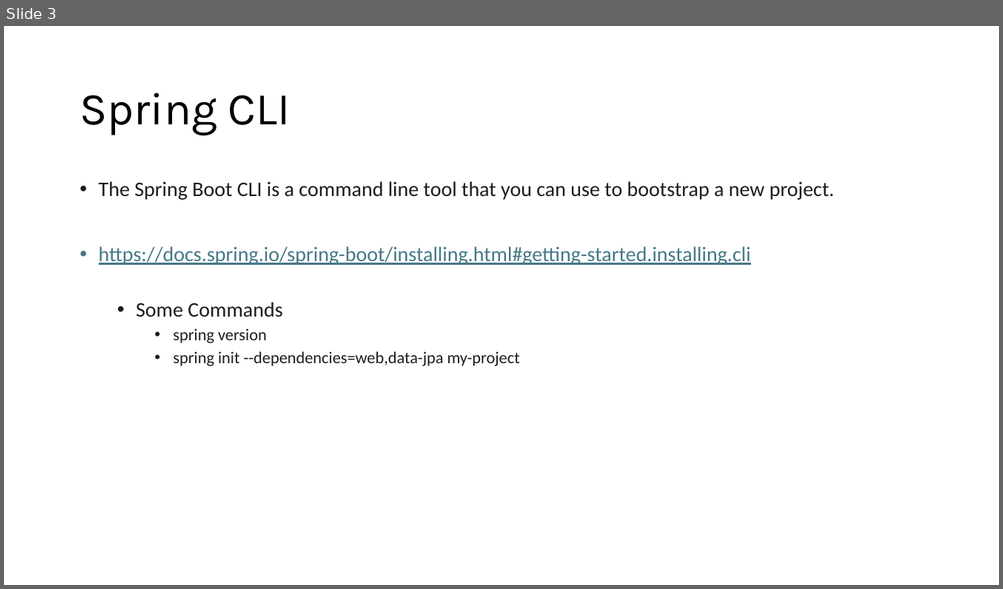
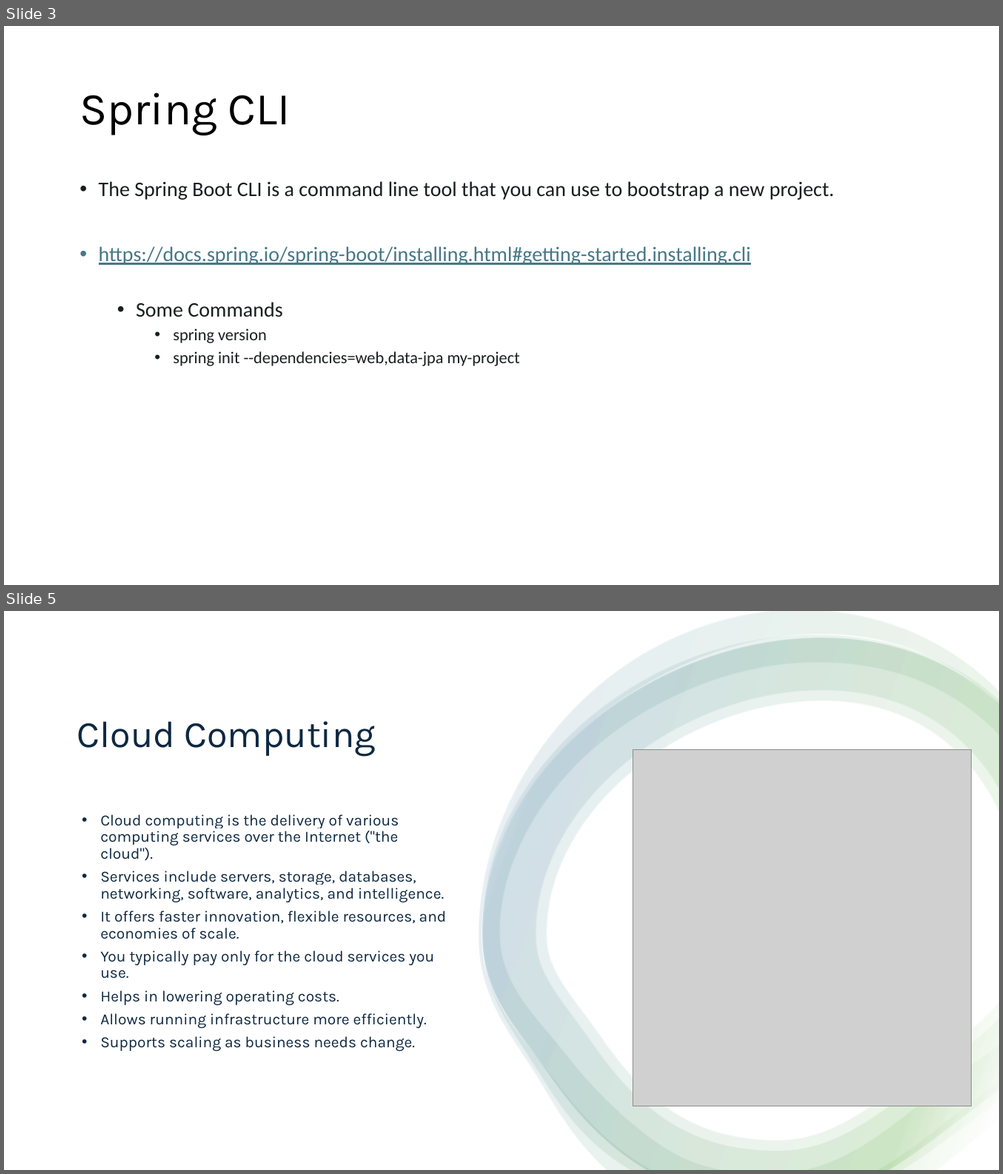
Before and after one commit to aprabhat/spring_boot_microservice, a slide deck: spring_boot.pptx. Shown one above the other, each under a label of ours: slide 3 before the commit, slides 3 and 5 after it; the slides between them are not shown. The pictures are 1003x589 and 1003x1174 pixels, drawn with LibreOffice and Linux fonts; fonts in the diff are those of the drawing; grey boxes stand for pictures. Boxes give left, top, right and bottom in pixels: in the first picture for what was removed or moved away, otherwise in the second. Text is boxed around its words. In the diff, an @@ line names an element or a change of style, - is before the commit and + after.

```diff
--- a/spring_boot.pptx
+++ b/spring_boot.pptx
@@ slide 5 added at [4,611,999,1170], background #FFFFFF @@
@@ rectangle added at [4,611,999,1170], fill #FFFFFF @@
@@ group added at [478,611,999,1170]: 4 freeform shapes @@
@@ title added at [77,721,375,757], 36 pt, text #0E2841 @@
+Cloud Computing
@@ picture added at [633,750,971,1106] @@
@@ text added at [100,815,447,1051], 15 pt, text #0E2841 @@
+• Cloud computing is the delivery of various computing services over the Internet ("the cloud").
+• Services include servers, storage, databases, networking, software, analytics, and intelligence.
+• It offers faster innovation, flexible resources, and economies of scale.
+• You typically pay only for the cloud services you use.
+• Helps in lowering operating costs.
+• Allows running infrastructure more efficiently.
+• Supports scaling as business needs change.
```
Also in this commit, not shown: 1 slide changed, 3 other slides added, 1 slide removed, 5 other files.
